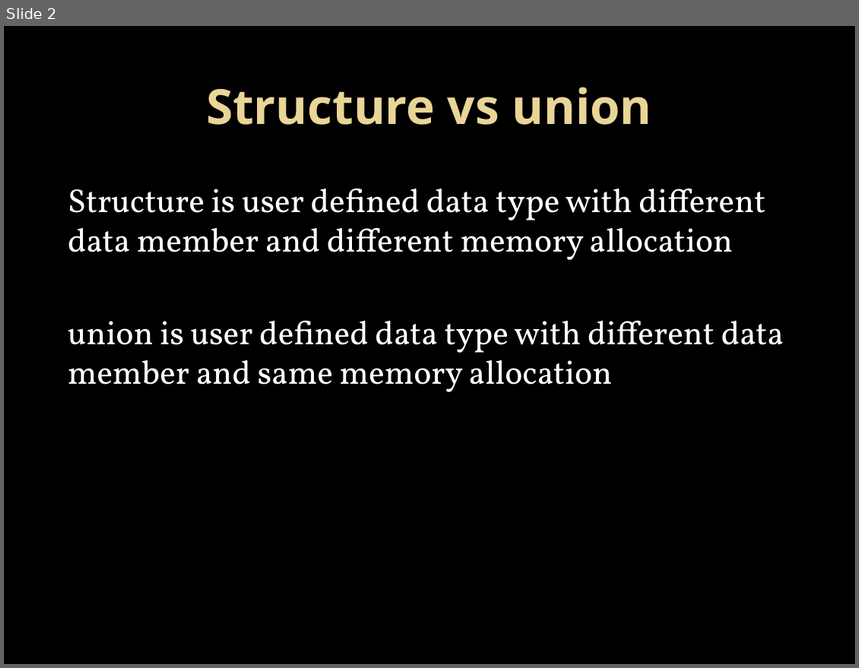
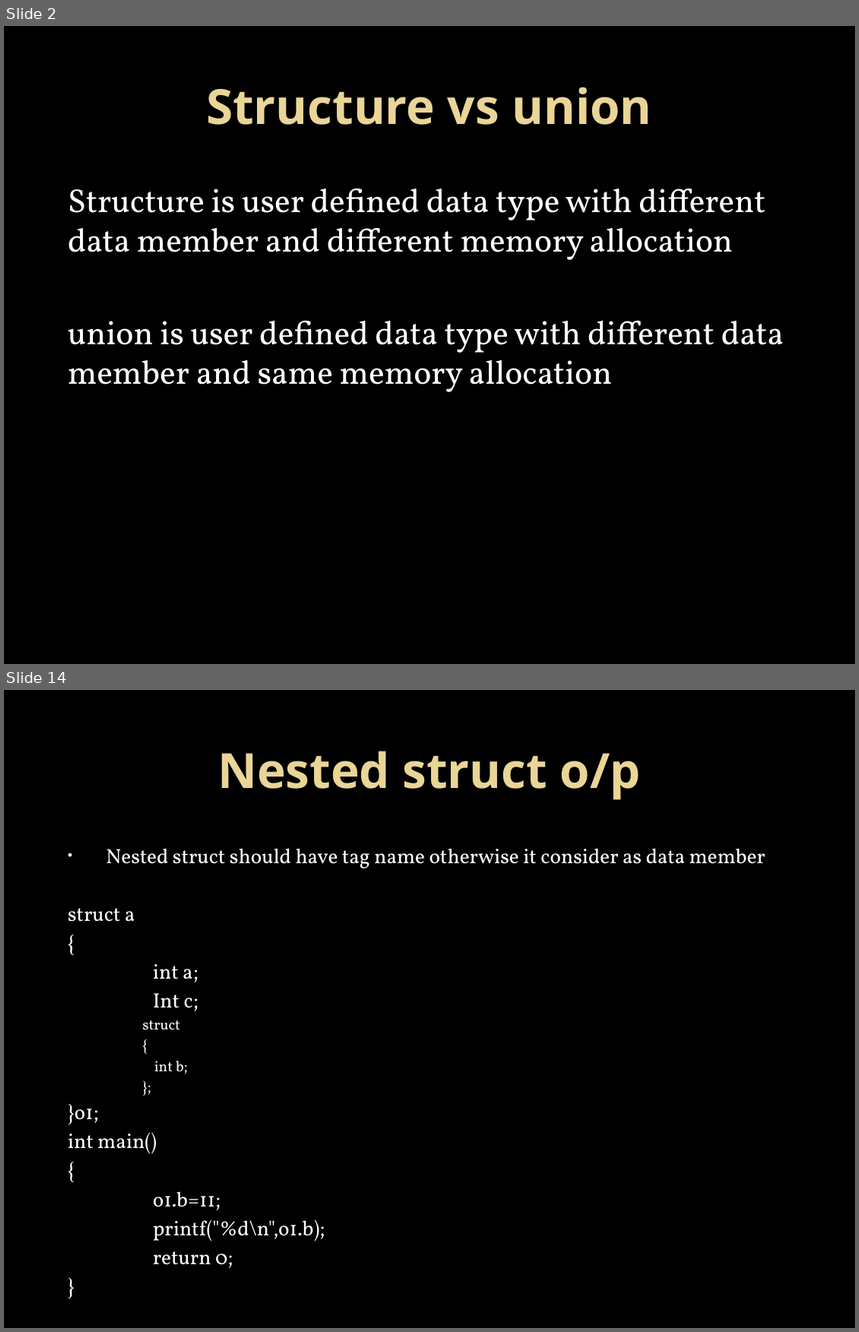
Before and after one commit to Mahesh-7/C_Programs, a slide deck: PPT/structure.pptx. Shown one above the other, each under a label of ours: slide 2 before the commit, slides 2 and 14 after it; the slides between them are not shown. The pictures are 859x668 and 859x1332 pixels, drawn with LibreOffice and Linux fonts; fonts in the diff are those of the drawing; background and template pictures are left out. Boxes give left, top, right and bottom in pixels: in the first picture for what was removed or moved away, otherwise in the second. Text is boxed around its words. In the diff, an @@ line names an element or a change of style, - is before the commit and + after.

```diff
--- a/PPT/structure.pptx
+++ b/PPT/structure.pptx
@@ slide 14 added at (x1=4, y1=690, x2=855, y2=1328), background picture (left out) @@
@@ title added at (x1=218, y1=751, x2=641, y2=800), 41 pt, text gradient #EAD696 to #E7D081, bold @@
+Nested struct o/p
@@ text added at (x1=68, y1=848, x2=766, y2=1268), 17.5 pt, text #FFFFFF @@
+• Nested struct should have tag name otherwise it consider as data member
+struct a
+{
+int a;
+Int c;
+      struct
+      {
+      int b;
+      };
+}o1;
+int main()
+{
+o1.b=11;
+printf("%d\n",o1.b);
+return 0;
+}
```
Also in this commit, not shown: 13 other slides added, 1 slide removed.
